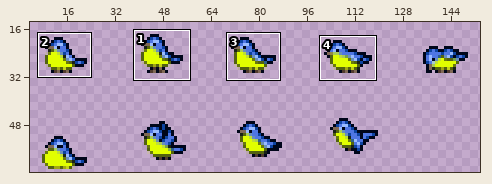
Edited in one commit: sprite sheet (BirdsEverywhere/assets/blue_tit/blue_tit.png). The picture above shows the old version from afar; the outline marks the close-up.
Close-up. Before:
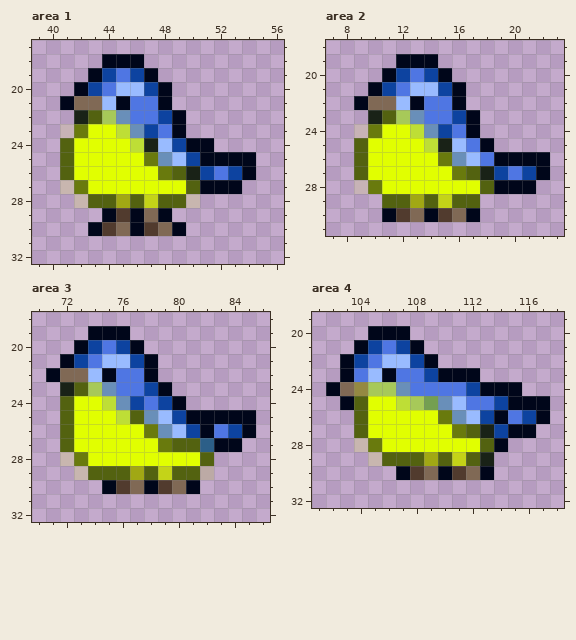
The file is 160x64 pixels. Pixels under 10% opacity are left out. Colours within 5 levels of each other are drawn and written as one. Shown: area 1: x 39..56, y 17..32; area 2: x 7..23, y 18..31; area 3: x 70..86, y 18..32; area 4: x 101..118, y 19..32. The wide view leaves out empty margins. The commit also changed other parts of the picture, which this record leaves out.
New version:
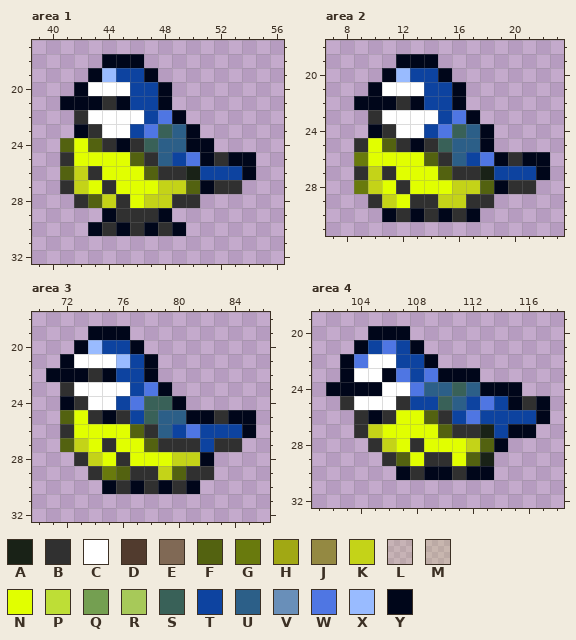
Palette (. is transparent): A #192217  B #303030  C #ffffff  D #513b2e  E #806955  F #536210  G #697a0d  H #a1a814  J #948942  K #c4d318  L #e1ff001c  M #e1ff0024  N #e1ff00  P #bede36  Q #749f51  R #a7c959  S #396158  T #0d43a0  U #2c5f88  V #698fb9  W #4f76e3  X #99bbff  Y #00061a
The edit:
--- area 1
@@ x 39..56 @@
 18 .....YYY..........
-19 ....YTWTY.........
-20 ...YTWXXTY........
-21 ..YEEXYWWY........
-22 ...AFRVWWTY.......
-23 ..LGNNPVTWY.......
-24 ..FNNNNPAXTYY.....
-25 ..FNNNNNGVXTYYYY..
-26 ..FNNNNNNGFATWTY..
-27 ..MGNNNNNNNFYYY...
-28 ...MFFHFKFFM......
-29 .....YDYEY........
-30 ....YDEYDEY.......
+19 ....YXTTY.........
+20 ...YCCCTTY........
+21 ..YYYBYTTY........
+22 ...BCCCCTWY.......
+23 ...YBCCTWSUY......
+24 ..FNFBYBSUUYY.....
+25 ..BNNNNFBUTWYBYY..
+26 ..FKBNNNFBBATTTY..
+27 ..BKNBNNNKKFYBB...
+28 ...BFKBNKKBB......
+29 .....YBBBY........
+30 ....YBYBYBY.......
 31 ..................
--- area 2
@@ x 7..23 @@
 19 .....YYY.........
-20 ....YTWTY........
-21 ...YTWXXTY.......
-22 ..YEEXYWWY.......
-23 ...AFRVWWTY......
-24 ..LGNNPVTWY......
-25 ..FNNNNPAXWY.....
-26 ..FNNNNNGVXWYYYY.
-27 ..FNNNNNNGFATWTY.
-28 ..LGNNNNNNNFYYY..
-29 ....FFHFKFF......
-30 ....YDEYDEY......
+20 ....YXTTY........
+21 ...YCCCTTY.......
+22 ..YYYBYTTY.......
+23 ...BCCCCTWY......
+24 ...YBCCTWSUY.....
+25 ..BNFBYBSUUY.....
+26 ..GNNNNFBUTWYBYY.
+27 ..BKBNNNFBBATTTY.
+28 ..GKNBNNNKKFYBB..
+29 ...BKNBBKKBB.....
+30 ....YBYBYBY......
 31 .................
--- area 3
@@ x 70..86 @@
 19 ....YYY..........
-20 ...YTWTY.........
-21 ..YTWXXTY........
-22 .YEEXYWWY........
-23 ..AFRVWWTY.......
-24 ..FNNPVTWTY......
-25 ..FNNNPFVXTYYYYY.
-26 ..FNNNNNGVXTYWTY.
-27 ..FNNNNNNGFFUYY..
-28 ..MGNNNNNNNNF....
-29 ...MFFFHFKFFM....
-30 .....YDEYDEY.....
+20 ...YXTTY.........
+21 ..YCCCXTY........
+22 .YYYBYTTY........
+23 ..BCCCCTWY.......
+24 ..YBCCTWSSY......
+25 ..FNBYBTSUUYYBYY.
+26 ..BNNNNFBUTWTTTY.
+27 ..FKNBNNFBBBTBB..
+28 ...BKNBNNNKKY....
+29 ....BGFBBKFBB....
+30 .....YBYBYBY.....
 31 .................
--- area 4
@@ x 101..118 @@
 21 ...YTWTY..........
-22 ..YTWXXTY.........
-23 ..YWXYWWTYYY......
-24 .YEJRRVWWWWTYYY...
-25 ..YFNNPRQVXWWTYYY.
-26 ...FNNNNNGVXTYWTY.
-27 ...FNNNNNNGFATYY..
-28 ...MGNNNNNNNFY....
-29 ....MFFFHFKFA.....
-30 ......YDEYDEY.....
+22 ..YWCCTTY.........
+23 ..YCCYWTWYYY......
+24 .YYYYCCWUUSUYYY...
+25 ..BCCCBTTSUTWTYBY.
+26 ...BYBNNFBTWTTTTY.
+27 ...BKNNNNFBBATYY..
+28 ....BKNBNNNKFY....
+29 .....BFNBBNFA.....
+30 ......YBYYBYY.....
 31 ..................
